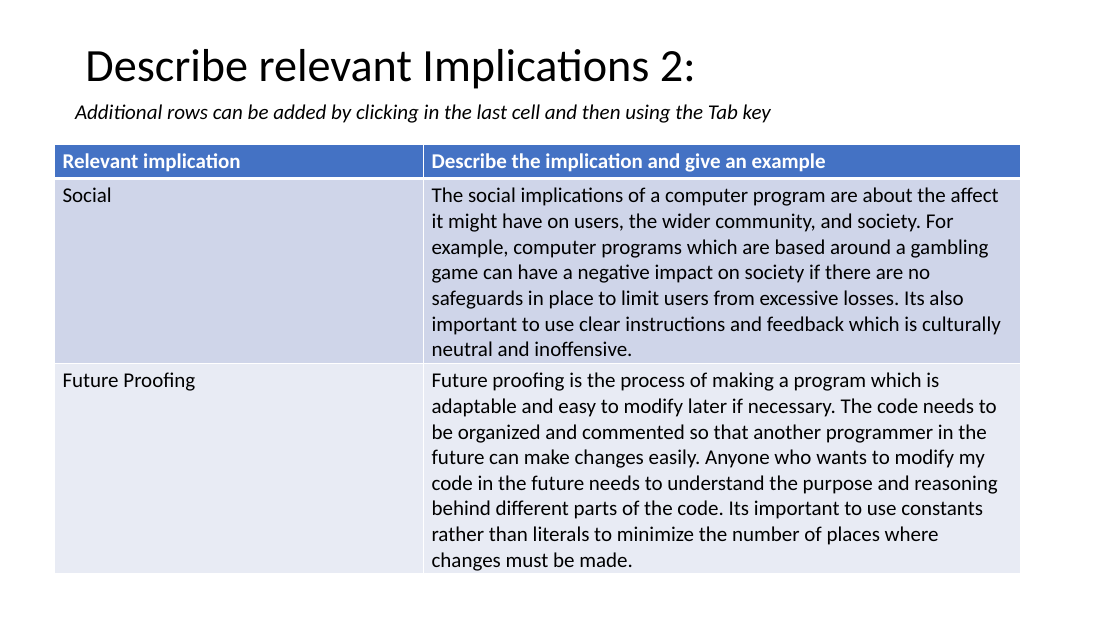
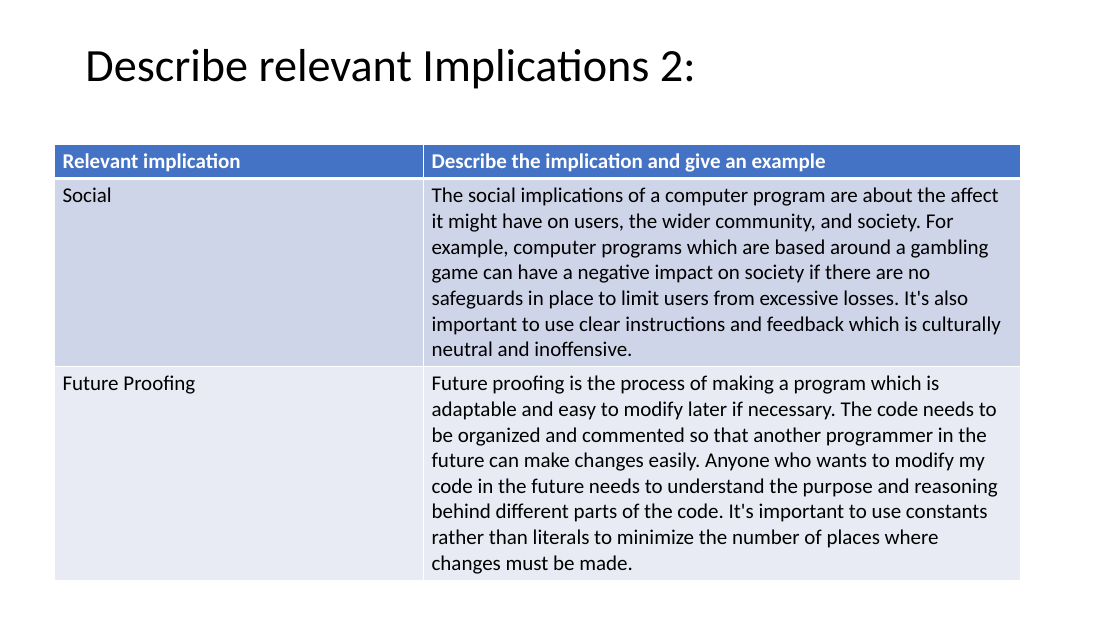
Before and after one commit to butlerdtc/LuckyUnicorn, a slide deck: slide 4 of Luckyunicorndocumentation.pptx. Drawn at 1120x630 pixels with LibreOffice and Linux fonts; fonts in the diff are those of the drawing. Boxes give left, top, right and bottom in pixels: in the first picture for what was removed or moved away, otherwise in the second. Text is boxed around its words. In the diff, an @@ line names an element or a change of style, - is before the commit and + after.

```diff
--- a/Luckyunicorndocumentation.pptx
+++ b/Luckyunicorndocumentation.pptx
@@ text removed at bbox=[75, 104, 771, 123] @@
-Additional rows can be added by clicking in the last cell and then using the Tab key
@@ table at bbox=[54, 145, 1020, 578] @@
-row 2, column 2: The social implications of a computer program are about the affect it might have on users, the wider community, and society. For example, computer programs which are based around a gambling game can have a negative impact on society if there are no safeguards in place to limit users from excessive losses. Its also important to use clear instructions and feedback which is culturally neutral and inoffensive.
+row 2, column 2: The social implications of a computer program are about the affect it might have on users, the wider community, and society. For example, computer programs which are based around a gambling game can have a negative impact on society if there are no safeguards in place to limit users from excessive losses. It's also important to use clear instructions and feedback which is culturally neutral and inoffensive.
-row 3, column 2: Future proofing is the process of making a program which is adaptable and easy to modify later if necessary. The code needs to be organized and commented so that another programmer in the future can make changes easily. Anyone who wants to modify my code in the future needs to understand the purpose and reasoning behind different parts of the code. Its important to use constants rather than literals to minimize the number of places where changes must be made.
+row 3, column 2: Future proofing is the process of making a program which is adaptable and easy to modify later if necessary. The code needs to be organized and commented so that another programmer in the future can make changes easily. Anyone who wants to modify my code in the future needs to understand the purpose and reasoning behind different parts of the code. It's important to use constants rather than literals to minimize the number of places where changes must be made.
```
Also in this commit, not shown: 3 other slides changed, 1 slide added, 1 slide removed.
